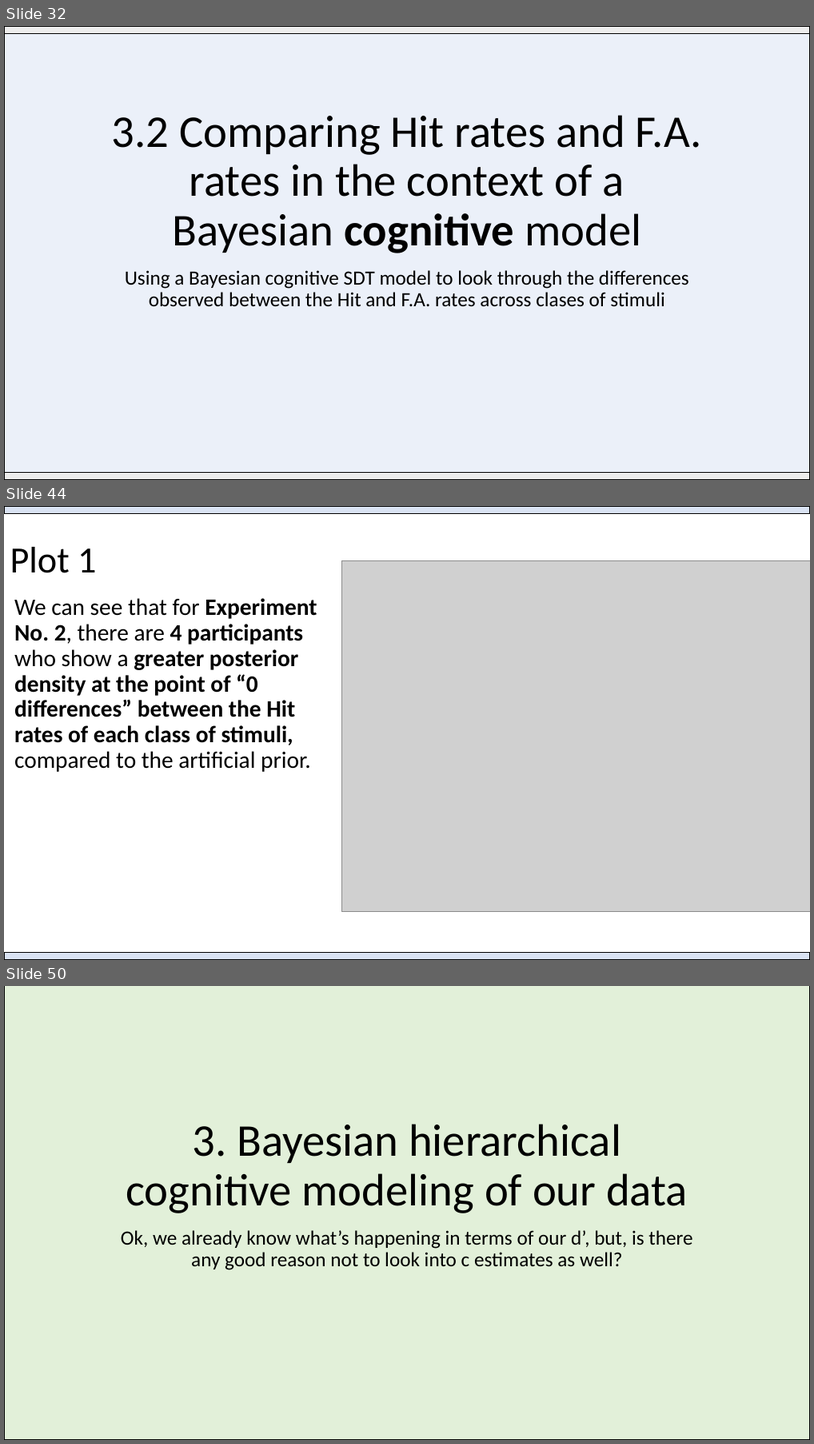
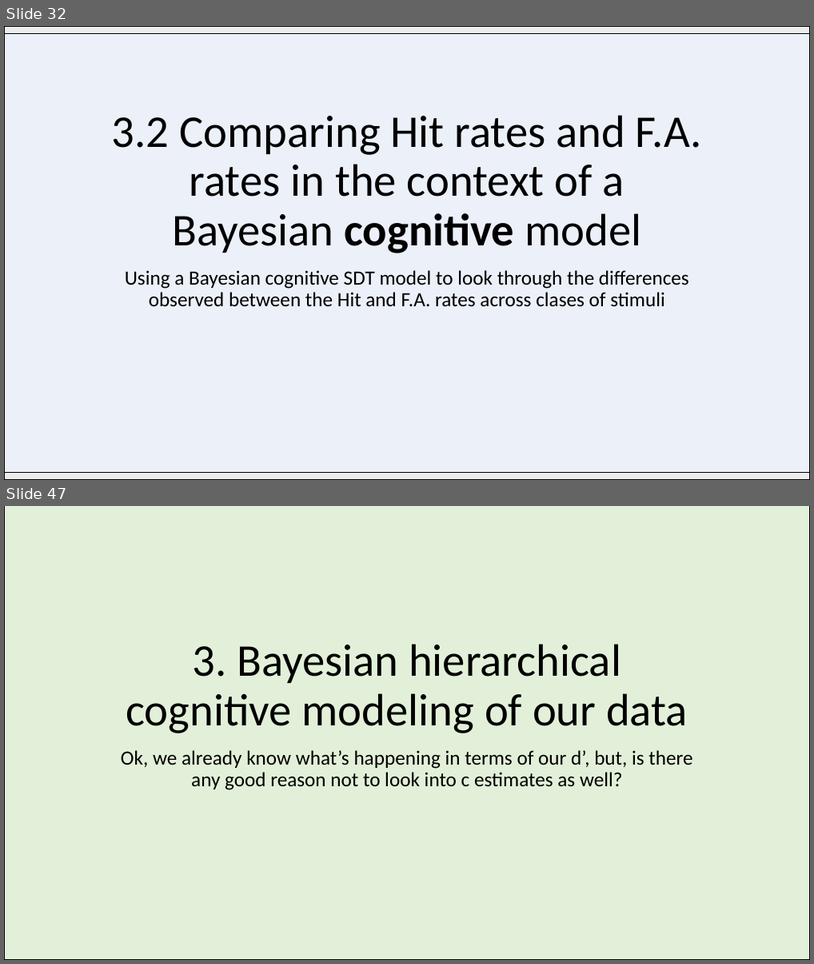
Before and after one commit to Adrifelcha/afchavez-019, a slide deck: MichaelLee/SDT Mirror Effect/Paper 1/BayesianSDTmodeling_Overview.pptx. Shown one above the other, each under a label of ours: slides 32, 44 and 50 before the commit, slides 32 and 47 after it; the slides between them are not shown. The pictures are 814x1444 and 814x964 pixels, drawn with LibreOffice and Linux fonts; fonts in the diff are those of the drawing; grey boxes stand for pictures. Boxes give left, top, right and bottom in pixels: in the first picture for what was removed or moved away, otherwise in the second. Text is boxed around its words. In the diff, an @@ line names an element or a change of style, - is before the commit and + after.

Commit message:
Prior Predictive

```diff
--- a/MichaelLee/SDT Mirror Effect/Paper 1/BayesianSDTmodeling_Overview.pptx
+++ b/MichaelLee/SDT Mirror Effect/Paper 1/BayesianSDTmodeling_Overview.pptx
@@ slide 44 removed at [4, 506, 810, 960], background #FFFFFF @@
@@ rectangle removed at [4, 506, 810, 514] @@
@@ title removed at [10, 547, 96, 573] @@
-Plot 1
@@ picture removed at [342, 561, 810, 912] @@
@@ text removed at [14, 598, 317, 772] @@
-We can see that for Experiment No. 2, there are 4 participants who show a greater posterior density at the point of “0 differences” between the Hit rates of each class of stimuli, compared to the artificial prior.
@@ rectangle removed at [4, 952, 810, 960] @@
@@ what was slide 50 is now slide 47 @@
```
Also in this commit, not shown: 3 slides changed, 12 slides added, 14 other slides removed, 3 other files.
